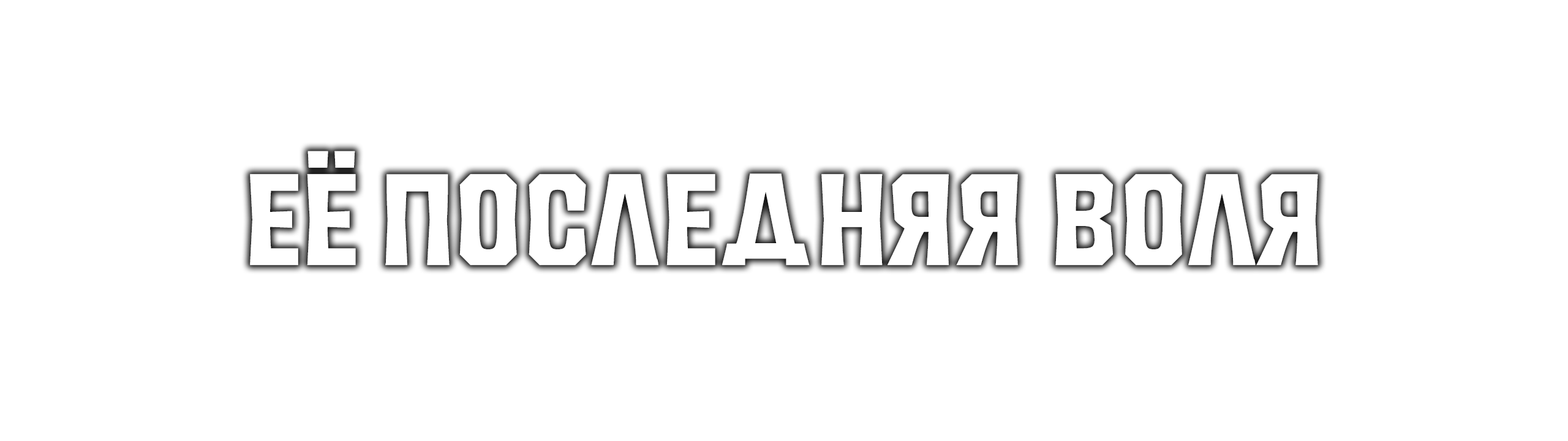
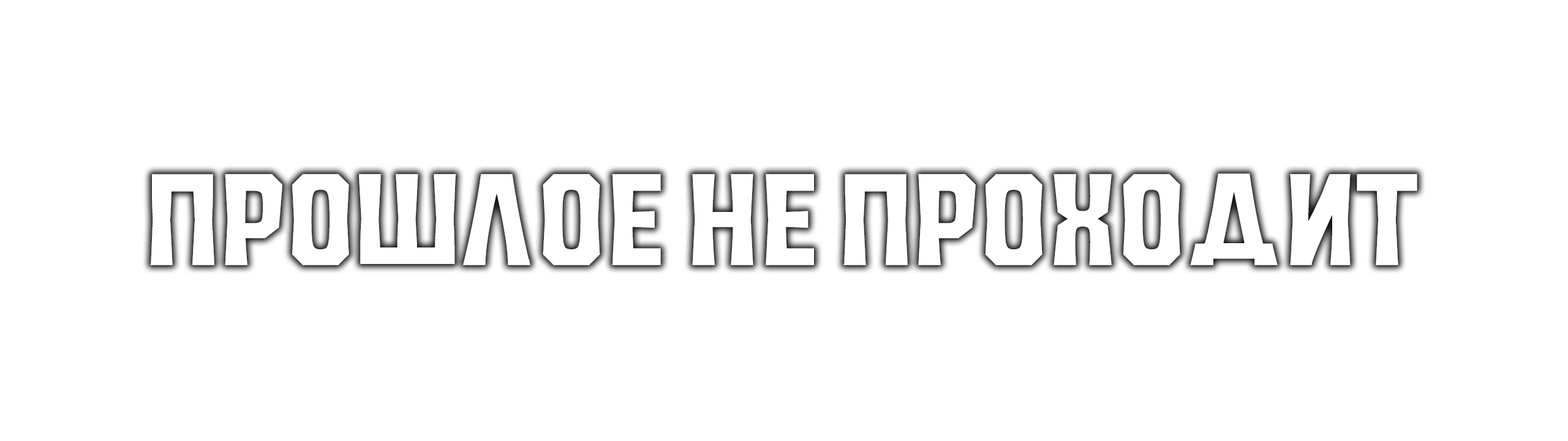
Before/after of a 1568 x 441 layered artwork. What changed in the layer stack:
renamed "ЕЁ ПОСЛЕДНЯЯ ВОЛЯ" to "ПРОШЛОЕ НЕ ПРОХОДИТ", painted on it over [150, 150, 1418, 266]
